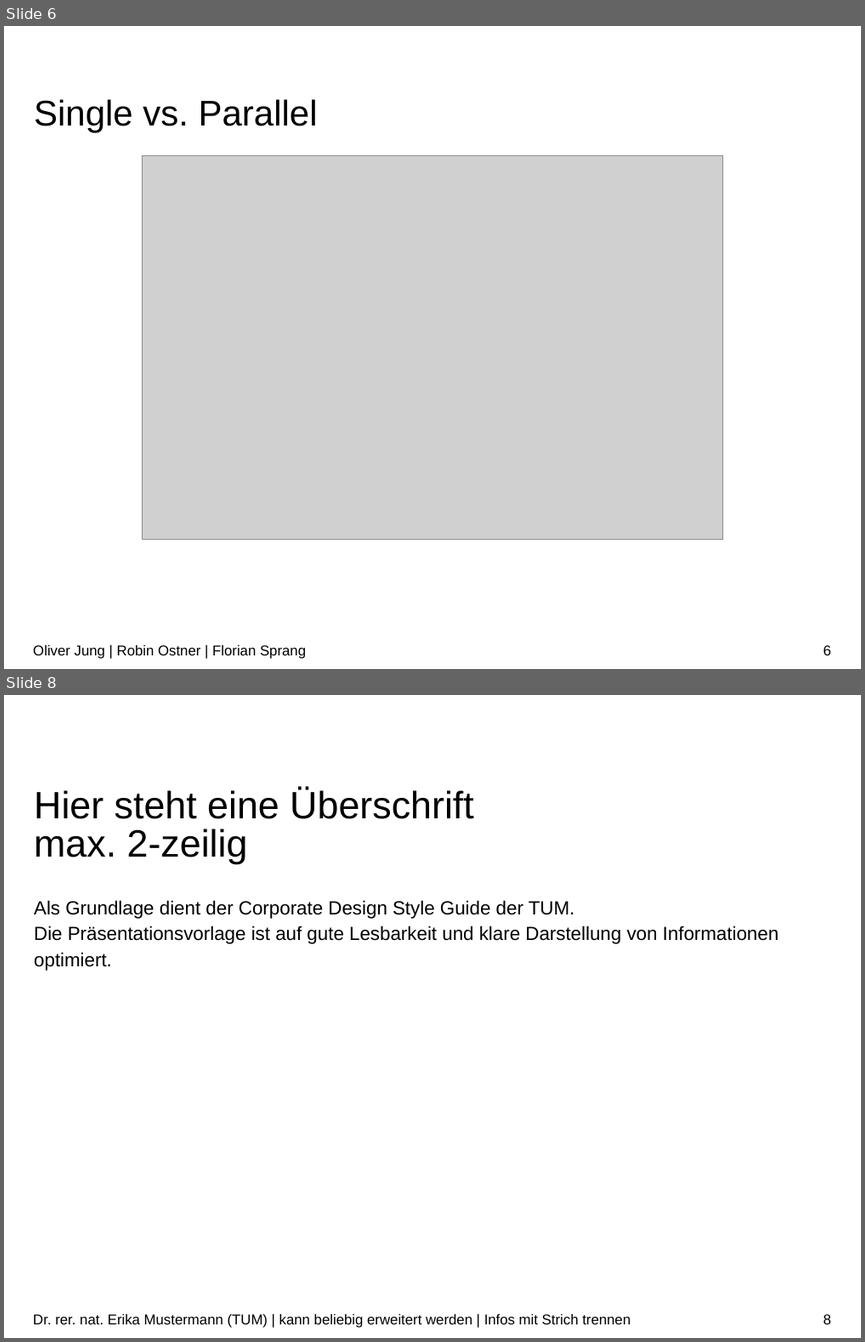
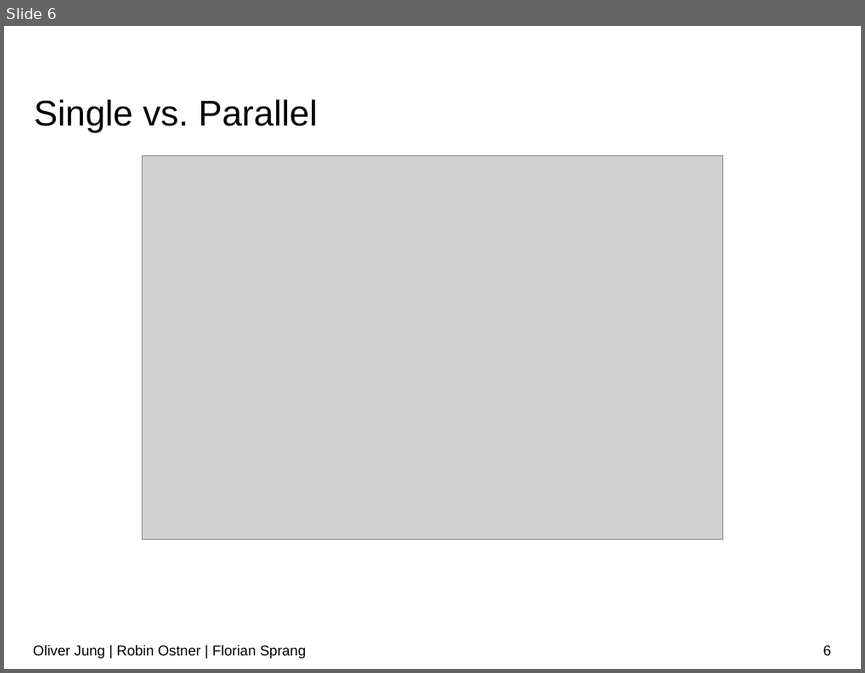
Before and after one commit to RobinOstner/IMGe, a slide deck: DONT TOUCH THIS !!!!!!!!!!!/Abgabe/Präsentation.pptx. Shown one above the other, each under a label of ours: slides 6 and 8 before the commit, slide 6 after it; the slides between them are not shown. The pictures are 865x1342 and 865x673 pixels, drawn with LibreOffice and Linux fonts; fonts in the diff are those of the drawing; grey boxes stand for pictures; background and template pictures are left out. Boxes give left, top, right and bottom in pixels: in the first picture for what was removed or moved away, otherwise in the second. Text is boxed around its words. In the diff, an @@ line names an element or a change of style, - is before the commit and + after.

```diff
--- a/DONT TOUCH THIS !!!!!!!!!!!/Abgabe/Präsentation.pptx
+++ b/DONT TOUCH THIS !!!!!!!!!!!/Abgabe/Präsentation.pptx
@@ slide 8 removed at <box>4,695,861,1338</box>, background #FFFFFF @@
@@ title removed at <box>34,789,474,864</box> @@
-Hier steht eine Überschrift
-max. 2-zeilig
@@ text removed at <box>34,900,779,970</box> @@
-Als Grundlage dient der Corporate Design Style Guide der TUM.
-Die Präsentationsvorlage ist auf gute Lesbarkeit und klare Darstellung von Informationen optimiert.
@@ text removed at <box>33,1314,630,1327</box> @@
-Dr. rer. nat. Erika Mustermann (TUM) | kann beliebig erweitert werden | Infos mit Strich trennen
@@ page number removed at <box>823,1314,831,1324</box> @@
-8
```
Also in this commit, not shown: 3 slides changed, 17 other slides removed.
